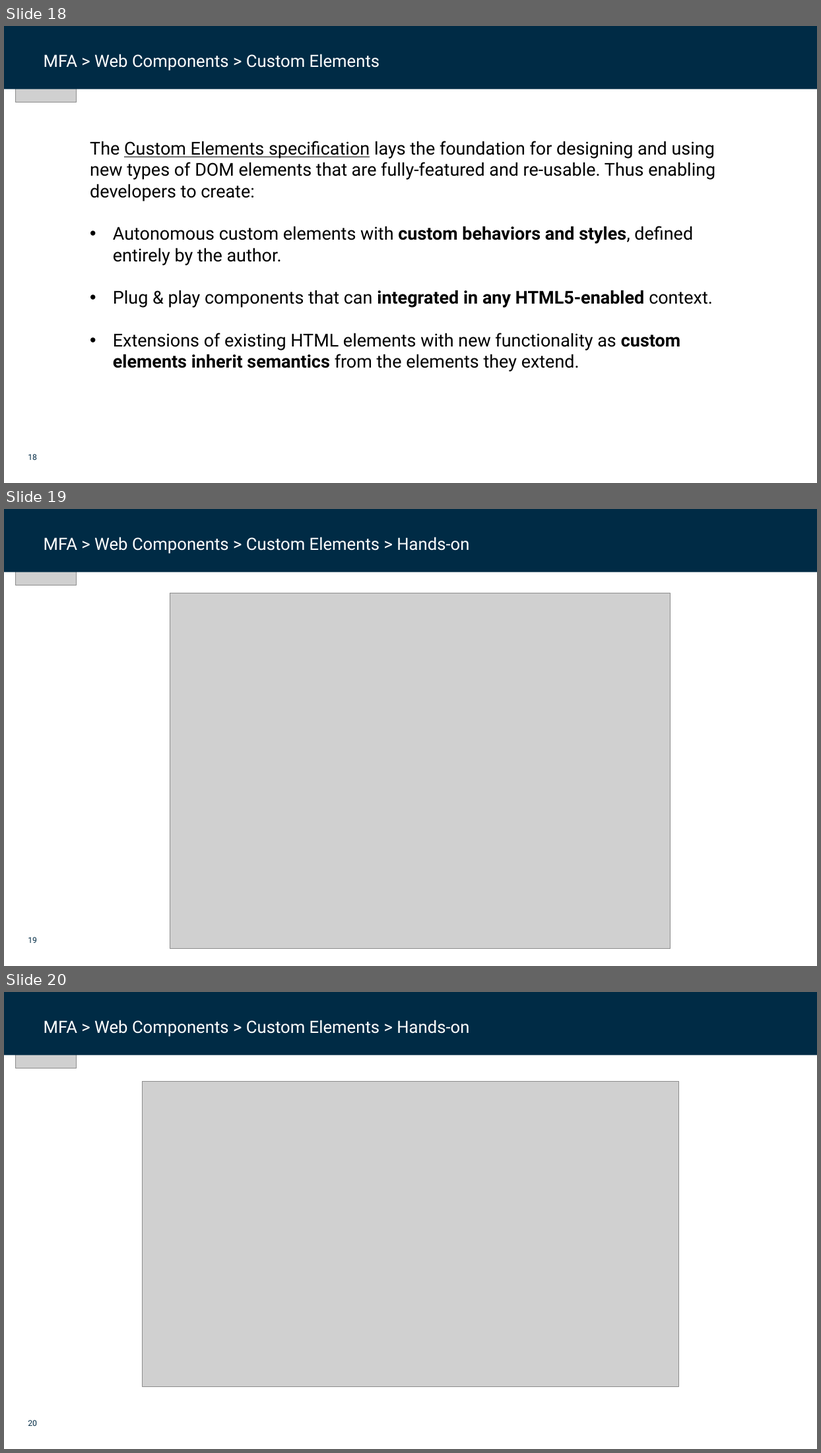
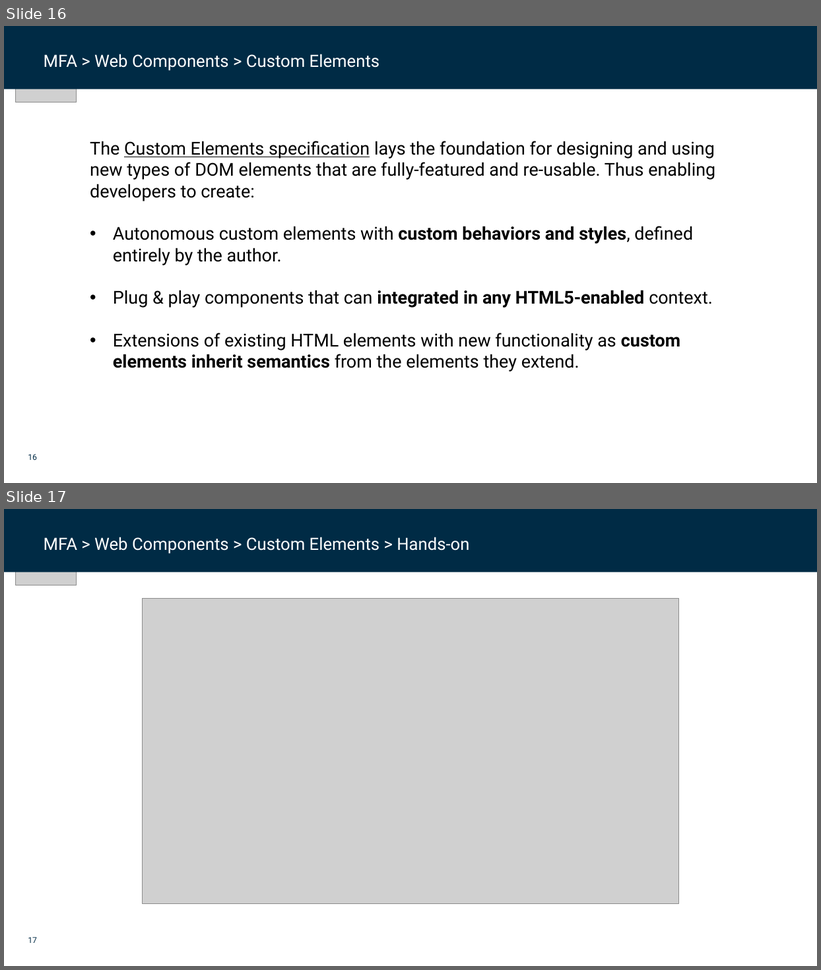
Before and after one commit to dfds/dojo, a slide deck: workshops/micro-frontend-architecture-deep-dive/micro_frontend_architecture_deep_dive.pptx. Shown one above the other, each under a label of ours: slides 18, 19 and 20 before the commit, slides 16 and 17 after it. The pictures are 821x1453 and 821x970 pixels, drawn with LibreOffice and Linux fonts; fonts in the diff are those of the drawing; grey boxes stand for pictures; background and template pictures are left out. Boxes give left, top, right and bottom in pixels: in the first picture for what was removed or moved away, otherwise in the second. Text is boxed around its words. In the diff, an @@ line names an element or a change of style, - is before the commit and + after.

```diff
--- a/workshops/micro-frontend-architecture-deep-dive/micro_frontend_architecture_deep_dive.pptx
+++ b/workshops/micro-frontend-architecture-deep-dive/micro_frontend_architecture_deep_dive.pptx
@@ slide 19 removed at [4, 509, 817, 966], background #FFFFFF; not listed: 1 template element that a slide beside it also shows @@
@@ rectangle removed at [4, 509, 817, 572] @@
@@ picture removed at [16, 509, 77, 586] @@
@@ text removed at [44, 537, 469, 554] @@
-MFA > Web Components > Custom Elements > Hands-on
@@ rectangle removed at [736, 529, 797, 547] @@
@@ picture removed at [170, 593, 670, 949] @@
@@ what was slide 18 is now slide 16 @@
@@ what was slide 20 is now slide 17 @@
@@ page number at [28, 937, 37, 943]: text changed @@
-20
+17
```
Also in this commit, not shown: 3 other slides removed.
